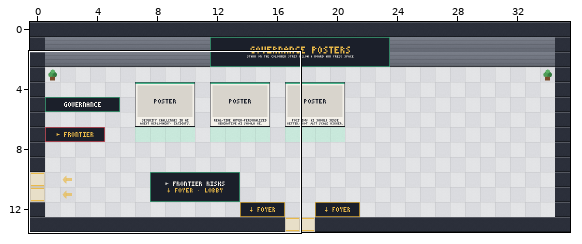
Two versions of a level (Tiled map (JSON), maps/posters-governance.tmj). Above, an overview of the earlier version with the close-up marked.
Close-up. Before:
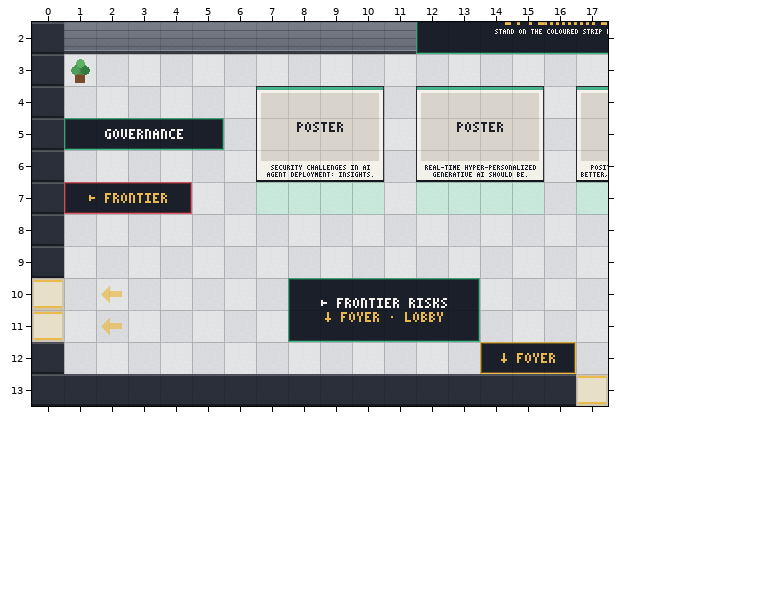
Cells are 32x32 px. Shown: x 0..17, y 2..13. The commit also changed other parts of the map, which this record leaves out.
Once edited:
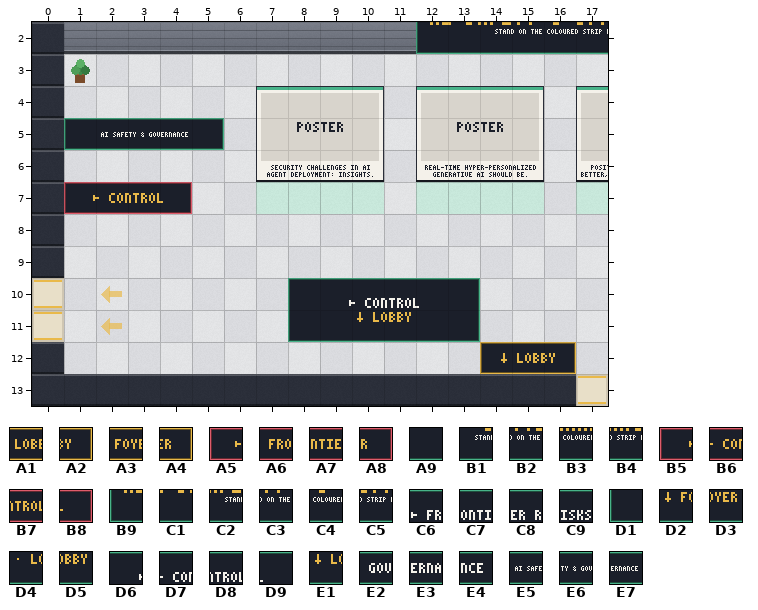
Key: from "prism": A1 152, A2 153, A3 188, A4 189, A5 296, A6 297, A7 298, A8 299, A9 317, B1 318, B2 319, B3 320, B4 321, B5 326, B6 327, B7 328, B8 329, B9 346, C1 347, C2 348, C3 349, C4 350, C5 351, C6 391, C7 392, C8 393, C9 394, D1 396, D2 397, D3 398, D4 399, D5 400, D6 431, D7 432, D8 433, D9 434, E1 438, E2 441, E3 442, E4 443, E5 471, E6 472, E7 473.
__ is an empty cell.
The edit:
Layer "props":
Tile A3 becomes tile A1 in row 12 at x 15.
Tile A4 becomes tile A2 in row 12 at x 16.
Tile D2 becomes tile A9 in row 11 at x 9.
Tile D5 becomes tile A9 in row 11 at x 12.
Tile A5 becomes tile B5 in row 7 at x 1.
Tile A6 becomes tile B6 in row 7 at x 2.
Tile A7 becomes tile B7 in row 7 at x 3.
Tile A8 becomes tile B8 in row 7 at x 4.
Tile D4 becomes tile D5 in row 11 at x 11.
Tile C6 becomes tile D6 in row 10 at x 9.
Tile C7 becomes tile D7 in row 10 at x 10.
Tile C8 becomes tile D8 in row 10 at x 11.
Tile C9 becomes tile D9 in row 10 at x 12.
Tile D3 becomes tile E1 in row 11 at x 10.
Tile E2 becomes tile E5 in row 5 at x 2.
Tile E3 becomes tile E6 in row 5 at x 3.
Tile E4 becomes tile E7 in row 5 at x 4.
Layer "walls":
Tile D1 becomes tile B9 in row 2 at x 12.
Tile A9 becomes tile C1 in row 2 at x 13.
Tile B1 becomes tile C2 in row 2 at x 14.
Tile B2 becomes tile C3 in row 2 at x 15.
Tile B3 becomes tile C4 in row 2 at x 16.
Tile B4 becomes tile C5 in row 2 at x 17.
Pixel boxes of the changes (left, top, right, bottom) in both close-ups:
changed: (430, 22, 607, 25)
changed: (101, 129, 188, 139)
changed: (89, 193, 167, 203)
changed: (321, 298, 447, 322)
changed: (519, 353, 555, 363)
